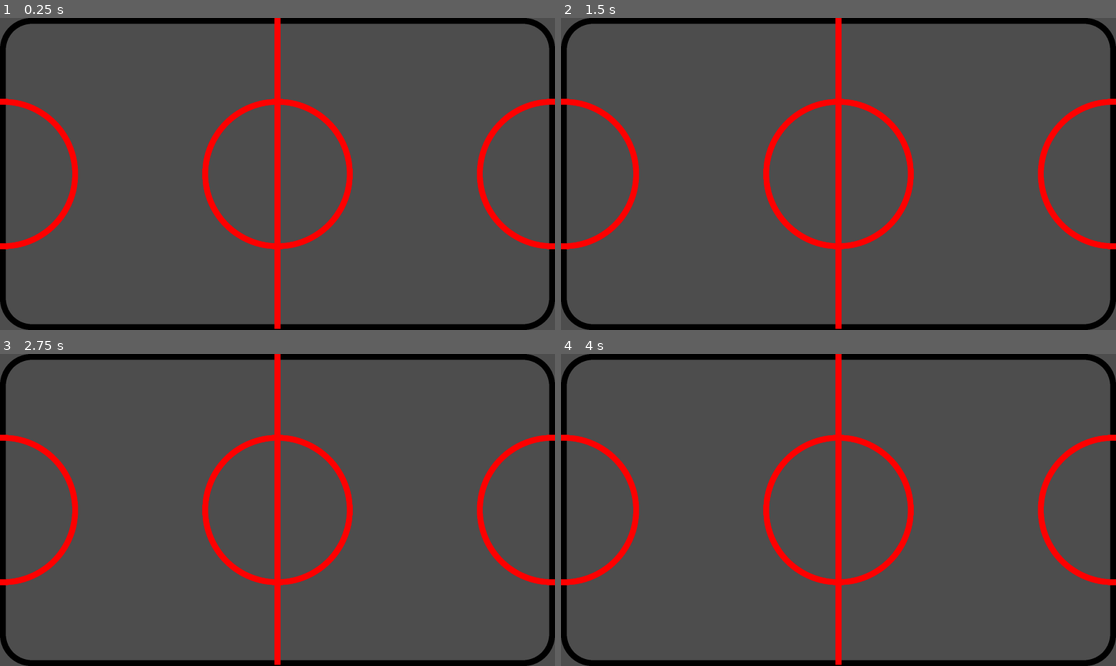
Above: before the commit, frames 1-4 (two rows, left to right).
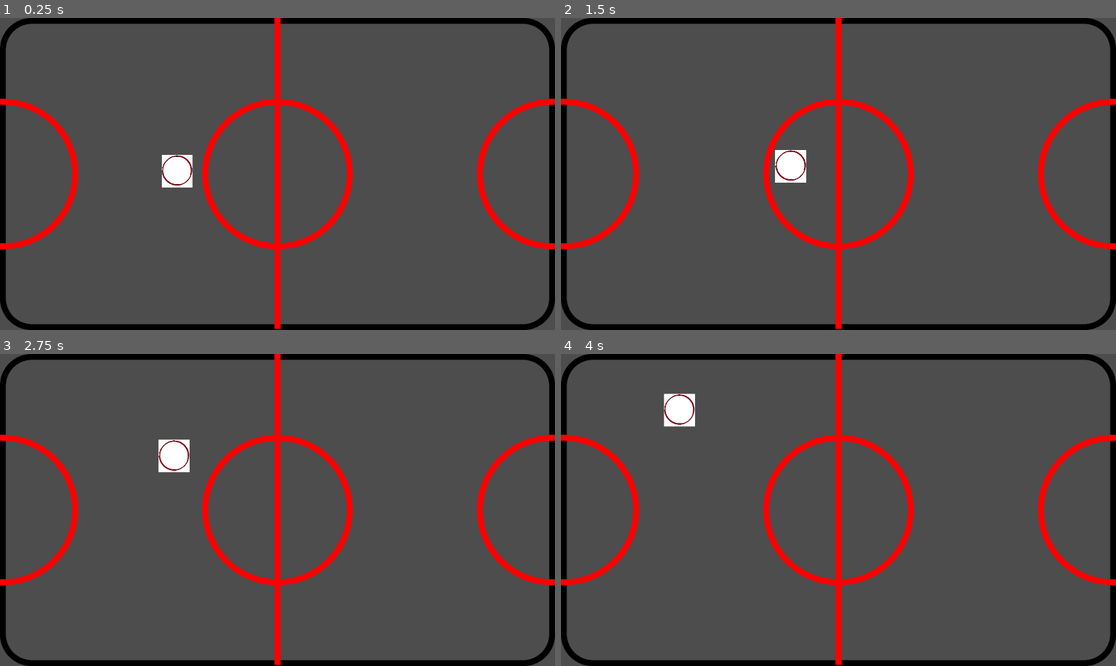
Above: after the commit, the same moments.

Repository: SingleArity/CoffeeTableAirHockey
Game: Godot game, scene res://Scenes/Game.tscn
The game is run twice, just before and just after one commit, with the same random seed, the same clock (stepped at 60 frames per second) and the same inputs. Before the commit the project has no main scene; this scene is started directly in both runs.
Inputs:
- Up to frame 1 (0.25 s): no input
- Up to frame 2 (1.5 s): no input
- Up to frame 3 (2.75 s): no input
- Up to frame 4 (4 s): no input

The runs differ from the first frame. In frame 1, 0.6% of the frame differs, in the area x 29-35%, y 43-55%; in frame 2, 0.6%; in frame 3, 0.6%; in frame 4, 0.6%, in the area x 18-25%, y 12-24%.

Commit message:
Working bounce!

Diff:
--- /dev/null
+++ b/Code/bounce_movement.gd
@@ -0,0 +1,26 @@
+extends Sprite2D
+
+var velocity = Vector2.ZERO
+var speed = 200
+var bounds = Rect2(Vector2(0, 0), Vector2(800, 600)) # Example edge limits (adjust as needed)
+var rigid_body
+
+func _ready():
+	# Initialize random direction
+	var angle = randf_range(0, 2 * PI)
+	velocity = Vector2(cos(angle), sin(angle)) * speed
+	rigid_body = $RigidPhysics
+
+func _physics_process(delta):
+	# Move the node
+	position += velocity * delta
+
+	# Check for collisions with bounds and bounce
+	if position.x < bounds.position.x or position.x > bounds.position.x + bounds.size.x:
+		velocity.x = - velocity.x
+		position.x = clamp(position.x, bounds.position.x, bounds.position.x + bounds.size.x)
+	if position.y < bounds.position.y or position.y > bounds.position.y + bounds.size.y:
+		velocity.y = - velocity.y
+		position.y = clamp(position.y, bounds.position.y, bounds.position.y + bounds.size.y)
+	rigid_body.linear_velocity.x = velocity.x
+	rigid_body.linear_velocity.y = velocity.y
--- a/Scenes/Game.tscn
+++ b/Scenes/Game.tscn
@@ -1,6 +1,8 @@
-[gd_scene load_steps=4 format=3 uid="uid://o2jdyc81i6pm"]
+[gd_scene load_steps=9 format=3 uid="uid://o2jdyc81i6pm"]
 
 [ext_resource type="Texture2D" uid="uid://bh5208qy3hlkn" path="res://Sprites/Table.png" id="1_a2wf4"]
+[ext_resource type="Script" path="res://Code/bounce_movement.gd" id="2_73mmo"]
+[ext_resource type="Texture2D" uid="uid://c0ex6v8ar78vd" path="res://Sprites/puck.bmp" id="2_sbewx"]
 
 [sub_resource type="AtlasTexture" id="AtlasTexture_j4pa8"]
 atlas = ExtResource("1_a2wf4")
@@ -17,6 +19,13 @@
 "speed": 5.0
 }]
 
+[sub_resource type="CanvasItemMaterial" id="CanvasItemMaterial_eaksn"]
+
+[sub_resource type="PhysicsMaterial" id="PhysicsMaterial_b48tr"]
+
+[sub_resource type="CircleShape2D" id="CircleShape2D_uh7by"]
+radius = 50.0
+
 [node name="Game" type="Node2D"]
 
 [node name="Table" type="Node2D" parent="."]
@@ -24,3 +33,16 @@
 [node name="Sprite" type="AnimatedSprite2D" parent="Table"]
 sprite_frames = SubResource("SpriteFrames_dxil8")
 centered = false
+
+[node name="Puck" type="Sprite2D" parent="."]
+material = SubResource("CanvasItemMaterial_eaksn")
+position = Vector2(574, 498)
+texture = ExtResource("2_sbewx")
+script = ExtResource("2_73mmo")
+
+[node name="RigidPhysics" type="RigidBody2D" parent="Puck"]
+physics_material_override = SubResource("PhysicsMaterial_b48tr")
+linear_velocity = Vector2(1, 1)
+
+[node name="Collision" type="CollisionShape2D" parent="Puck/RigidPhysics"]
+shape = SubResource("CircleShape2D_uh7by")
--- a/project.godot
+++ b/project.godot
@@ -11,6 +11,7 @@
 [application]
 
 config/name="AirHockey"
+run/main_scene="res://Scenes/Game.tscn"
 config/features=PackedStringArray("4.3", "GL Compatibility")
 config/icon="res://icon.svg"
 
Binary file added: Sprites/puck.bmp
Not shown, added: Sprites/puck.bmp.import
